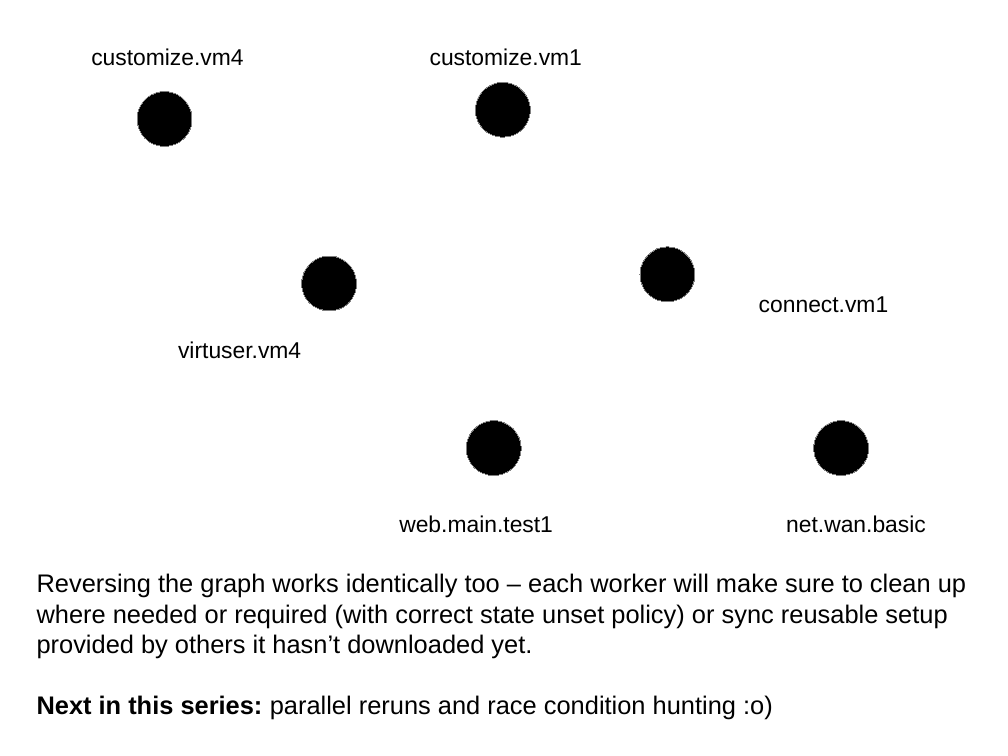
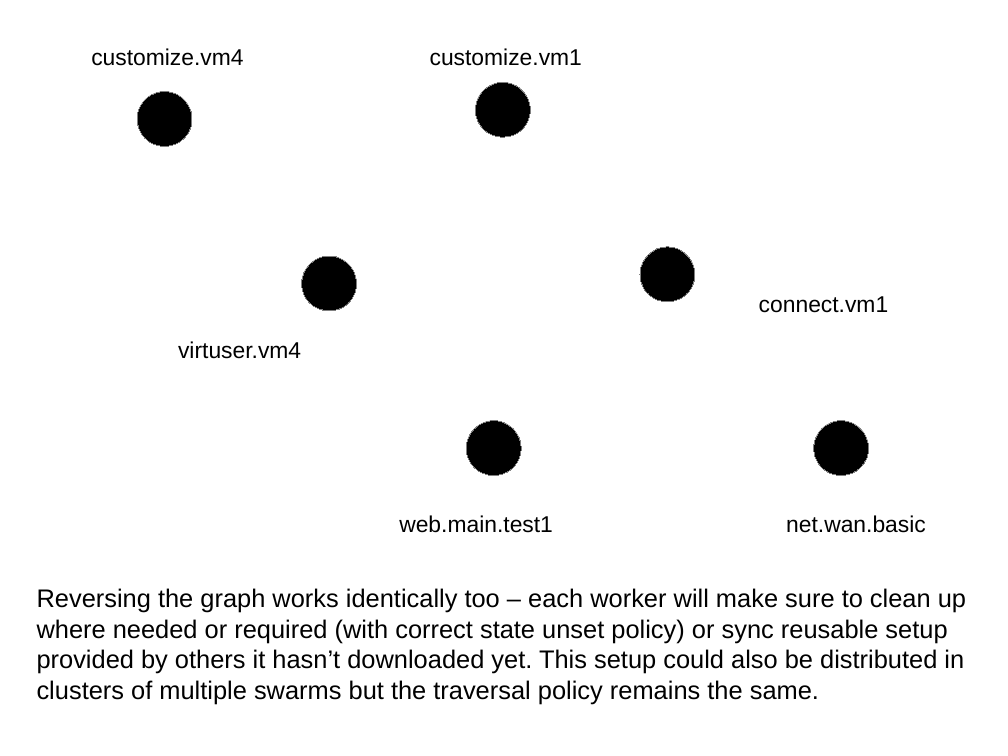
Before and after one commit to intra2net/avocado-i2n, a slide deck: slide 38 of doc/test_traversal_algorithm.odp. Drawn at 1008x756 pixels with LibreOffice and Linux fonts; fonts in the diff are those of the drawing. Boxes give left, top, right and bottom in pixels: in the first picture for what was removed or moved away, otherwise in the second. Text is boxed around its words. In the diff, an @@ line names an element or a change of style, - is before the commit and + after.

Commit message:
Update the traversal algorithm presentation with a few generalizations
As most of the distributed testing changes pertain to networking
and pooling changes the overall traversal strategy and thus the
presentation above remains mostly unchanged.

```diff
--- a/doc/test_traversal_algorithm.odp
+++ b/doc/test_traversal_algorithm.odp
@@ text at (37, 588, 966, 704): text changed @@
-Reversing the graph works identically too – each worker will make sure to clean up where needed or required (with correct state unset policy) or sync reusable setup provided by others it hasn’t downloaded yet.
-Next in this series: parallel reruns and race condition hunting :o)
+Reversing the graph works identically too – each worker will make sure to clean up where needed or required (with correct state unset policy) or sync reusable setup provided by others it hasn’t downloaded yet. This setup could also be distributed in clusters of multiple swarms but the traversal policy remains the same.
```
Also in this commit, not shown: 1 other slide changed, 1 slide added, 2 other files.
